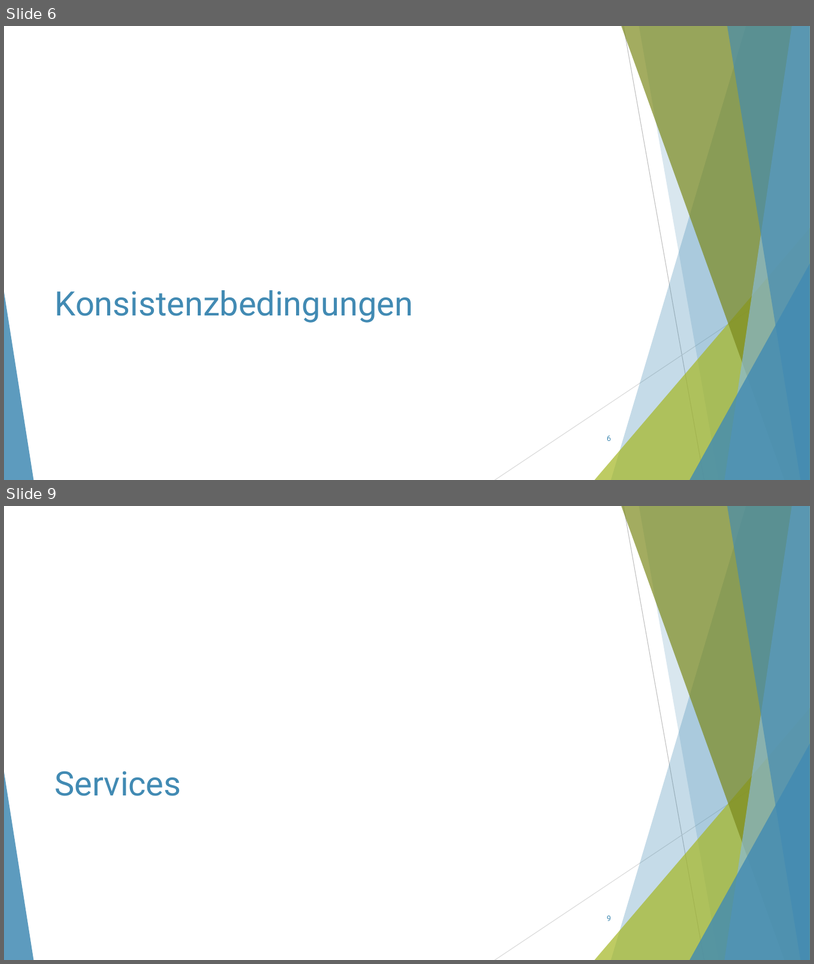
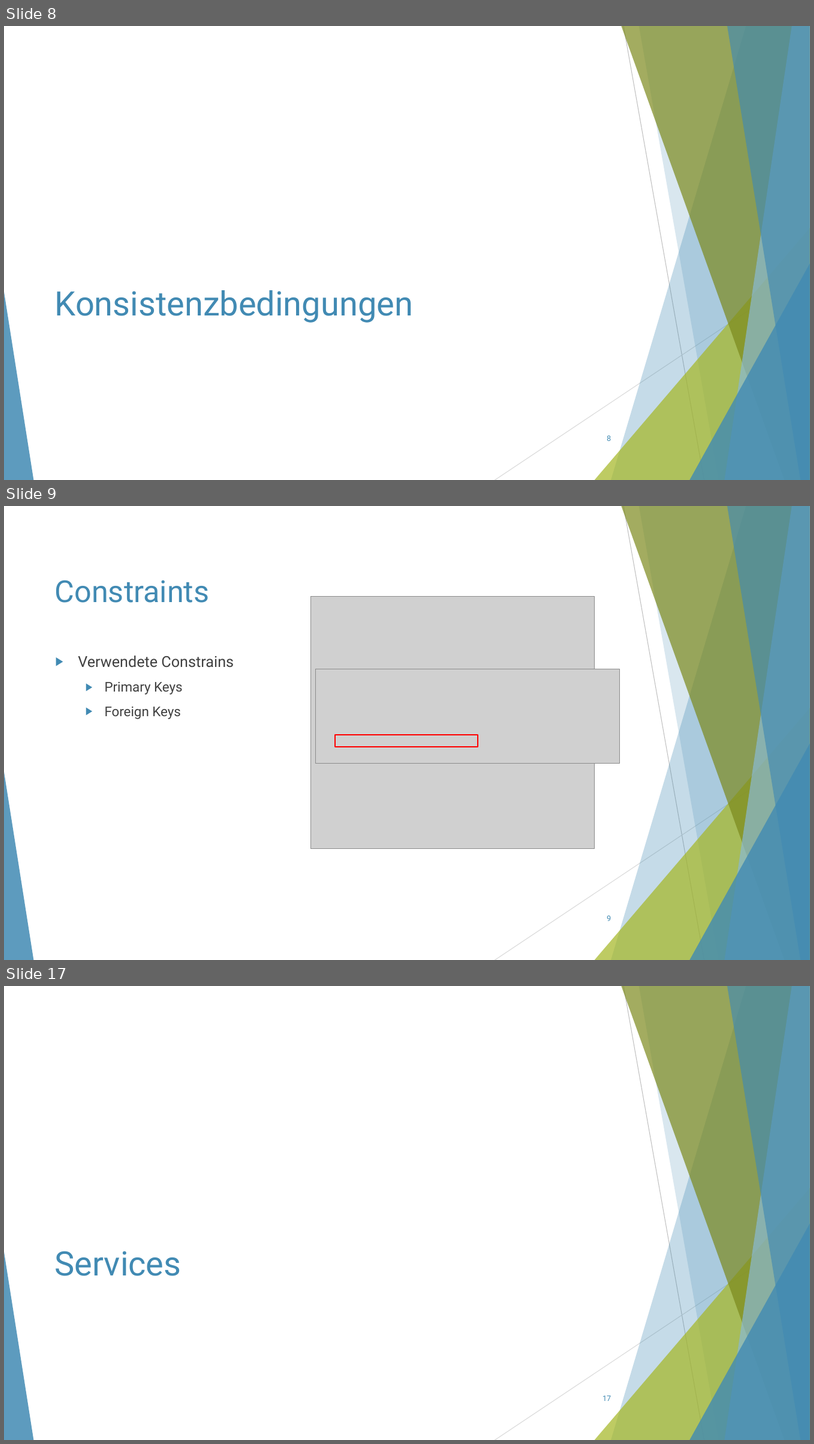
Before and after one commit to ThorbenKonopka/db_WS23_24, a slide deck: Präsentation/Präsentation.pptx. Shown one above the other, each under a label of ours: slides 6 and 9 before the commit, slides 8, 9 and 17 after it; the slides between them are not shown. The pictures are 814x964 and 814x1444 pixels, drawn with LibreOffice and Linux fonts; fonts in the diff are those of the drawing; grey boxes stand for pictures. Boxes give left, top, right and bottom in pixels: in the first picture for what was removed or moved away, otherwise in the second. Text is boxed around its words. In the diff, an @@ line names an element or a change of style, - is before the commit and + after.

```diff
--- a/Präsentation/Präsentation.pptx
+++ b/Präsentation/Präsentation.pptx
@@ slide 9 added at bbox=[4, 506, 810, 960], background #FFFFFF; not listed: 10 template elements that a slide beside it also shows @@
@@ title added at bbox=[55, 580, 210, 603], 36 pt, text #418AB3 @@
+Constraints
@@ picture added at bbox=[311, 596, 594, 849] @@
@@ text added at bbox=[78, 655, 234, 719], 16 pt, text #404040 @@
+▶ Verwendete Constrains
+  ▶ Primary Keys
+  ▶ Foreign Keys
@@ picture added at bbox=[315, 669, 620, 763] @@
@@ rectangle added at bbox=[336, 735, 478, 747], outline #FF0000 1.5 pt @@
@@ page number added at bbox=[607, 915, 611, 921], 9 pt, text #418AB3 @@
+9
@@ what was slide 6 is now slide 8 @@
@@ what was slide 9 is now slide 17 @@
@@ page number at bbox=[603, 1395, 611, 1401]: text changed @@
-9
+17
```
Also in this commit, not shown: 7 slides changed, 20 other slides added, 5 slides removed.
